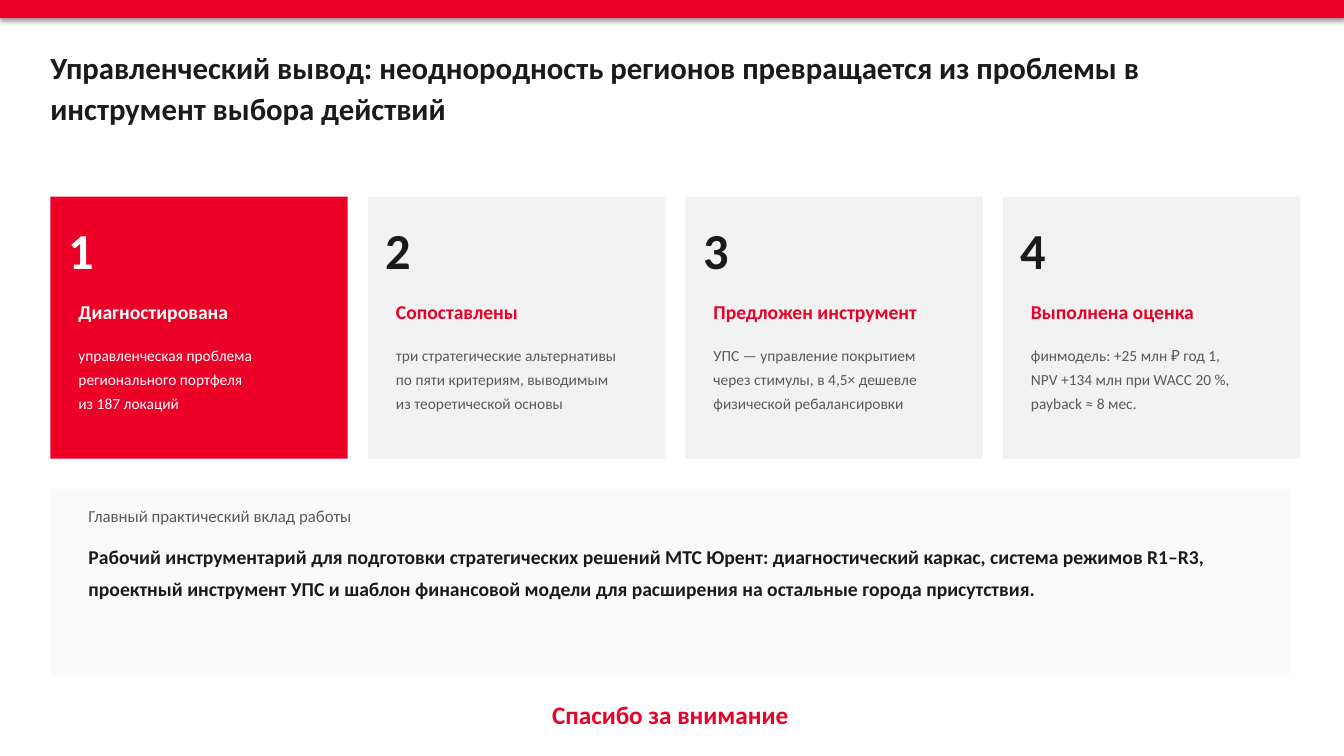
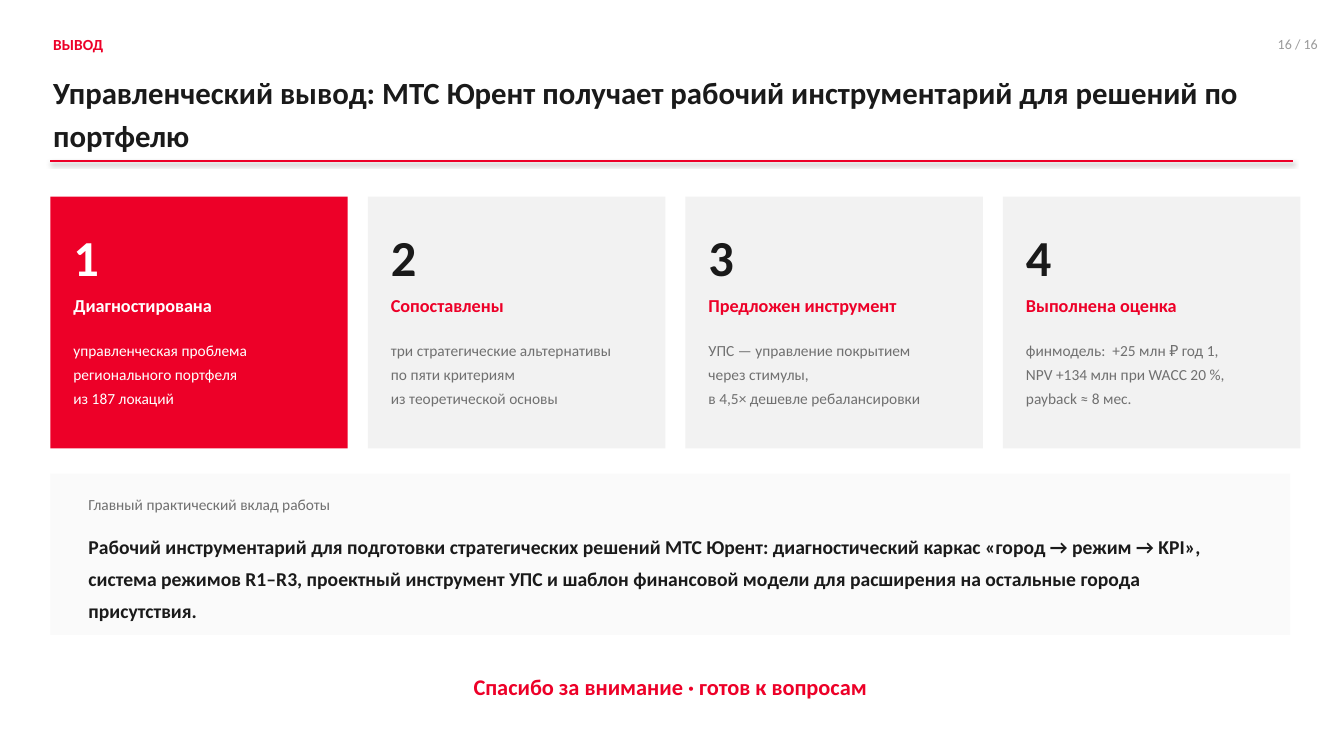
Before and after one commit to alalolop3-hue/-, a slide deck: slide 16 of vkr/VKR_presentation.pptx. Drawn at 1344x756 pixels with LibreOffice and Linux fonts; fonts in the diff are those of the drawing. Boxes give left, top, right and bottom in pixels: in the first picture for what was removed or moved away, otherwise in the second. Text is boxed around its words. In the diff, an @@ line names an element or a change of style, - is before the commit and + after.

```diff
--- a/vkr/VKR_presentation.pptx
+++ b/vkr/VKR_presentation.pptx
@@ rectangle removed at [0,0,1344,18] @@
@@ text removed at [50,58,1139,125] @@
-Управленческий вывод: неоднородность регионов превращается из проблемы в инструмент выбора действий
@@ text added at [53,40,103,53], 11 pt, text #ED0028, bold @@
+ВЫВОД
@@ text added at [1278,39,1318,49], 10 pt, text #9A9A9A @@
+16 / 16
@@ text added at [53,83,1238,152], 22 pt, text #1A1A1A, bold @@
+Управленческий вывод: МТС Юрент получает рабочий инструментарий для решений по портфелю
@@ line added from (50, 161) to (1294, 161), #ED0028 1.5 pt @@
@@ rectangle: place and size @@
-rectangle at [50,197,348,459]
+rectangle at [50,197,348,449]
@@ rectangle: place and size @@
-rectangle at [368,197,665,459]
+rectangle at [368,197,665,449]
@@ rectangle: place and size @@
-rectangle at [686,197,983,459]
+rectangle at [686,197,983,449]
@@ rectangle: place and size @@
-rectangle at [1003,197,1301,459]
+rectangle at [1003,197,1301,449]
@@ line spacing 1 to 1.2 in 4 elements at [708,243,734,277], [73,243,99,276], [391,243,417,276], [1026,243,1052,276] @@
@@ size 14 to 13 pt in 4 elements at [73,300,211,315], [708,300,897,315], [391,300,504,312], [1026,300,1177,315] @@
@@ text "управленческая проблема": place and size @@
-text "управленческая проблема" at [78,350,252,412]
+text "управленческая проблема" at [73,345,247,407]
@@ text at [391,348,611,407]: text colour #595959 to #707070 in "три стратегические альтернативы", "из теоретической основы" @@
@@ text at [708,346,910,359]: text colour #595959 to #707070 in "УПС — управление покрытием" @@
@@ text "финмодель: +25 млн ₽ год ..." at [1026,345,1219,407]: text colour #595959 to #707070 @@
@@ text at [391,372,515,383]: text changed; text colour #595959 to #707070 @@
-по пяти критериям, выводимым
+по пяти критериям
@@ text at [708,372,920,407]: text changed; text colour #595959 to #707070 @@
-через стимулы, в 4,5× дешевле
-физической ребалансировки
+через стимулы,
+в 4,5× дешевле ребалансировки
@@ rectangle: place and size @@
-rectangle at [50,489,1291,676]
+rectangle at [50,474,1291,635]
@@ text "Главный практический вклад работы": place and size @@
-text "Главный практический вклад работы" at [88,510,351,525]
+text "Главный практический вклад работы" at [88,499,330,513]
@@ text "Главный практический вклад работы" at [88,499,330,513]: size 12 to 11 pt, text colour #595959 to #707070 @@
@@ text at [88,540,1200,621]: text changed @@
-Рабочий инструментарий для подготовки стратегических решений МТС Юрент: диагностический каркас, система режимов R1–R3, проектный инструмент УПС и шаблон финансовой модели для расширения на остальные города присутствия.
+Рабочий инструментарий для подготовки стратегических решений МТС Юрент: диагностический каркас «город → режим → KPI», система режимов R1–R3, проектный инструмент УПС и шаблон финансовой модели для расширения на остальные города присутствия.
@@ text at [474,679,867,699]: text changed; size 18 to 16 pt @@
-Спасибо за внимание
+Спасибо за внимание · готов к вопросам
```
Also in this commit, not shown: 9 other slides changed, 11 slides added, 11 slides removed, 5 other files.
